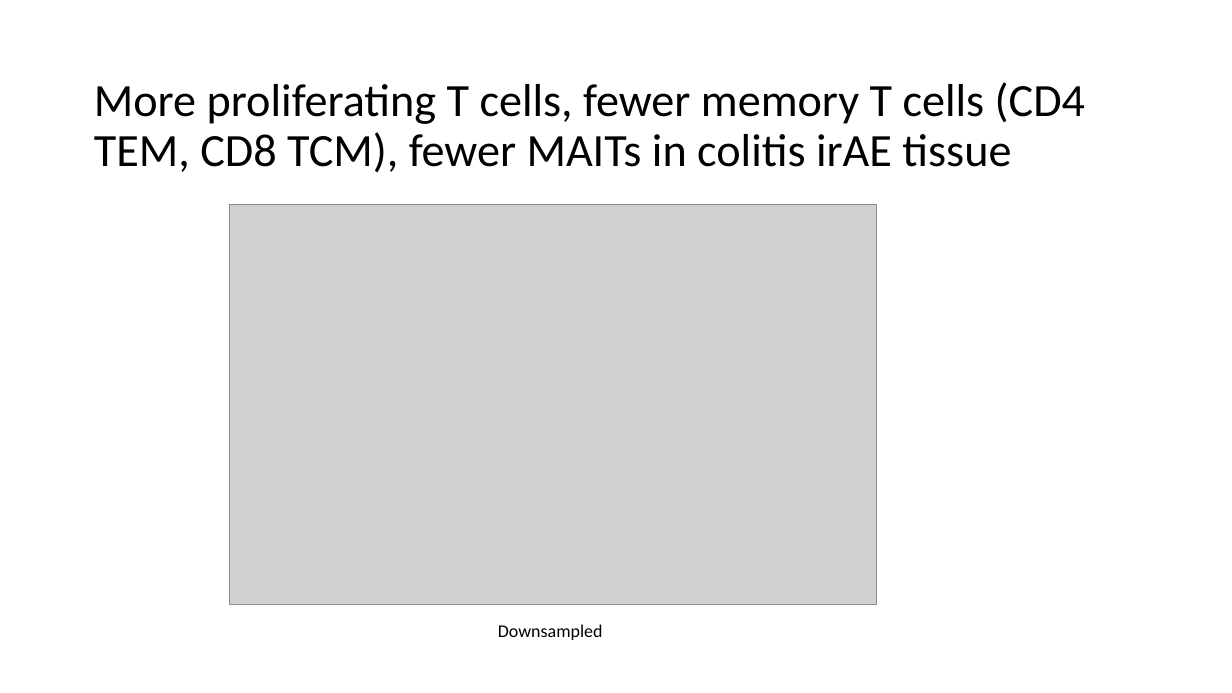
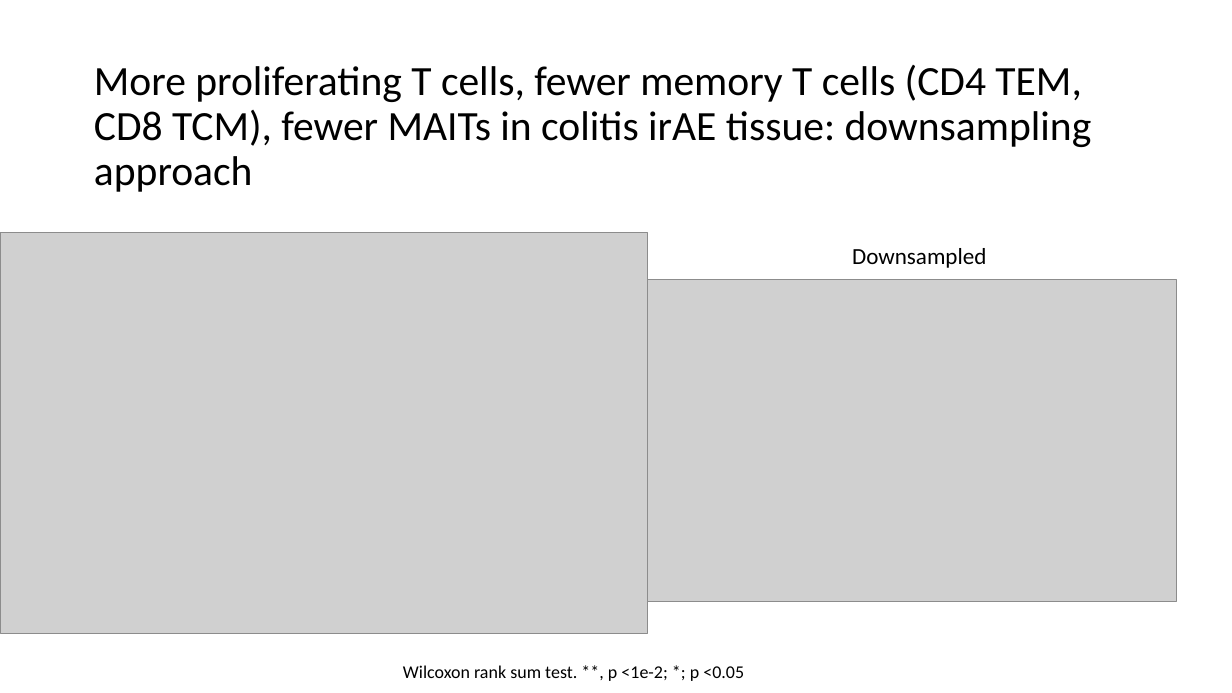
Before and after one commit to tybottorff/bottorffdocs, a slide deck: slide 4 of linsley_postdoc/presentations/weekly_meetings/1_11_24.pptx. Drawn at 1232x693 pixels with LibreOffice and Linux fonts; fonts in the diff are those of the drawing; grey boxes stand for pictures. Boxes give left, top, right and bottom in pixels: in the first picture for what was removed or moved away, otherwise in the second. Text is boxed around its words. In the diff, an @@ line names an element or a change of style, - is before the commit and + after.

```diff
--- a/linsley_postdoc/presentations/weekly_meetings/1_11_24.pptx
+++ b/linsley_postdoc/presentations/weekly_meetings/1_11_24.pptx
@@ title at bbox=[94, 65, 1092, 192]: text changed; size 36 to 32.4 pt @@
-More proliferating T cells, fewer memory T cells (CD4 TEM, CD8 TCM), fewer MAITs in colitis irAE tissue
+More proliferating T cells, fewer memory T cells (CD4 TEM, CD8 TCM), fewer MAITs in colitis irAE tissue: downsampling approach
@@ picture: place and size @@
-picture at bbox=[229, 204, 876, 604]
+picture at bbox=[0, 233, 647, 633]
@@ text "Downsampled": place and size @@
-text "Downsampled" at bbox=[498, 624, 603, 640]
+text "Downsampled" at bbox=[852, 248, 986, 268]
@@ text "Downsampled" at bbox=[852, 248, 986, 268]: size 14 to 18 pt @@
@@ picture added at bbox=[647, 279, 1176, 602] @@
@@ text added at bbox=[403, 665, 744, 681], 14 pt, text #000000 @@
+Wilcoxon rank sum test. **, p <1e-2; *; p <0.05
```
Also in this commit, not shown: 6 other slides changed, 4 slides added.
